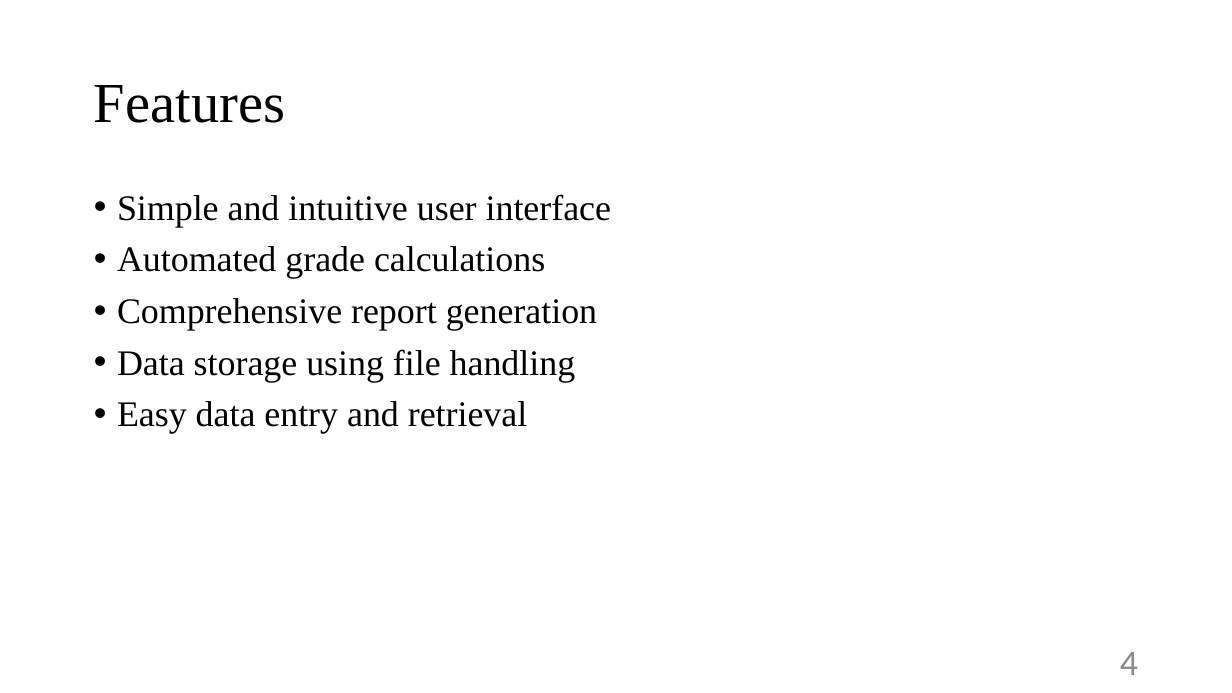
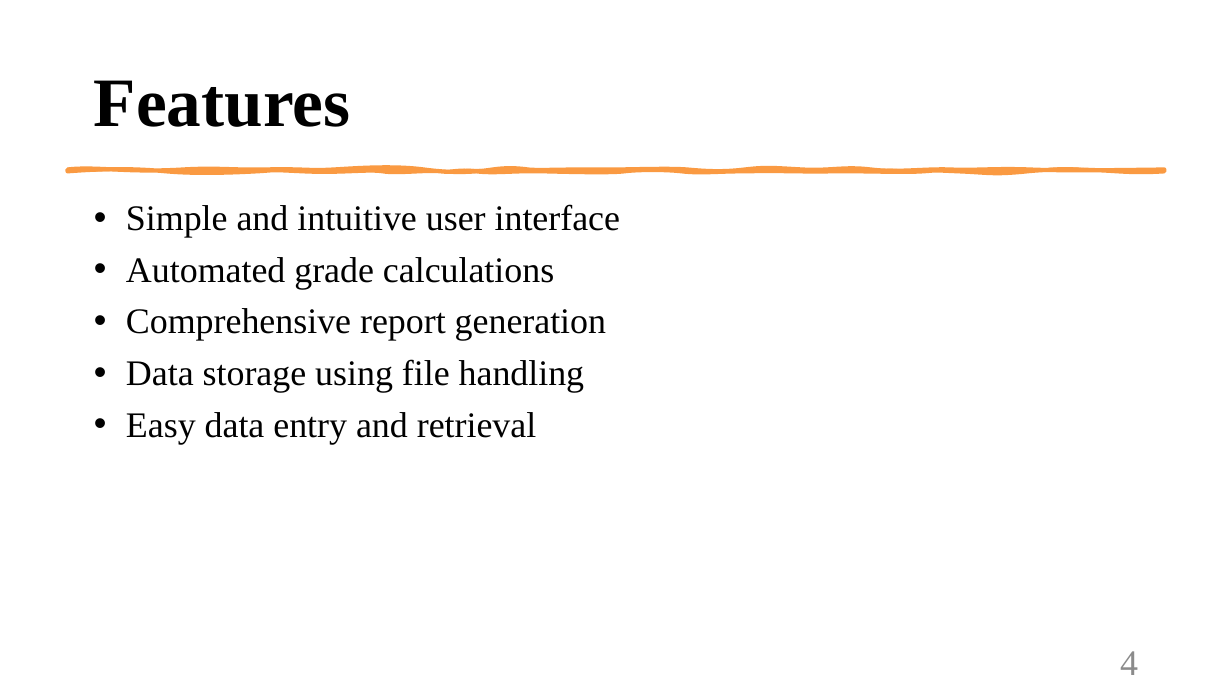
Before and after one commit to Sinmbf/BIM_Presentation, a slide deck: slide 4 of C Programming/Gradesheet Application/Gradesheet Application(Mac Final).pptx. Drawn at 1232x693 pixels with LibreOffice and Linux fonts; fonts in the diff are those of the drawing. Boxes give left, top, right and bottom in pixels: in the first picture for what was removed or moved away, otherwise in the second. Text is boxed around its words. In the diff, an @@ line names an element or a change of style, - is before the commit and + after.

```diff
--- a/C Programming/Gradesheet Application/Gradesheet Application(Mac Final).pptx
+++ b/C Programming/Gradesheet Application/Gradesheet Application(Mac Final).pptx
@@ title "Features" at <box>94,80,350,127</box>: size 44 to 54 pt, bold on @@
@@ freeform shape added at <box>67,169,1165,171</box>, fill #FA9A42, outline #FA9A42 3.25 pt @@
@@ text "Simple and intuitive user interface": place and size @@
-text "Simple and intuitive user interface" at <box>117,194,611,434</box>
+text "Simple and intuitive user interface" at <box>126,204,620,444</box>
```
Also in this commit, not shown: 4 other slides changed, 3 slides added, 1 slide removed, 2 other files.
